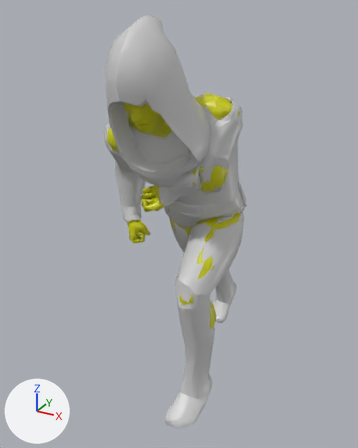
Before and after pictures for a commit that changed the glTF model assets/models/character/guardian_archer.glb.
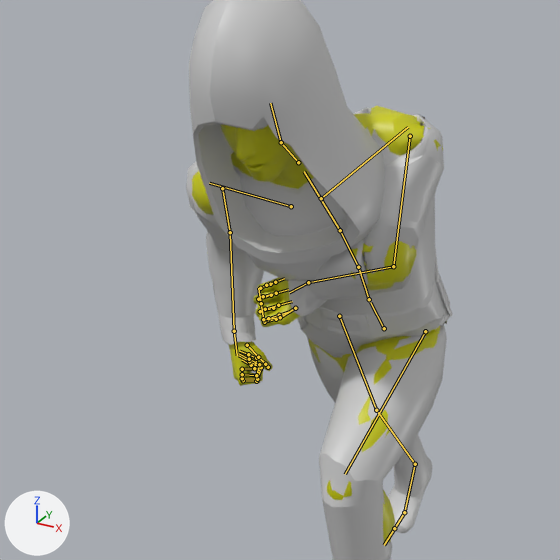
Old and new are each drawn whole from a 50 mm camera at (0.873, -1.803, 1.777) aimed at (-0.123, 0.007, 0.872) and again close up on the part from 1% to 85% of the width and 8% to 75% of the height. The lights are fixed; the arrows at lower left show +X, +Y and +Z. The first two pictures are the older version. Both versions are drawn at frame 14 of the action 'ScutumRun'; the numbers are the values there. The bones that change, and the others that lie on the model, are drawn over the model as lines in the close-ups.

Names of what the first close-up shows: 'StoneArcher'.
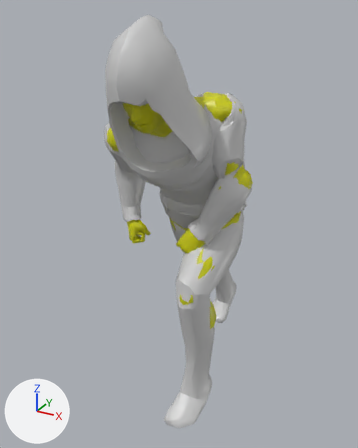
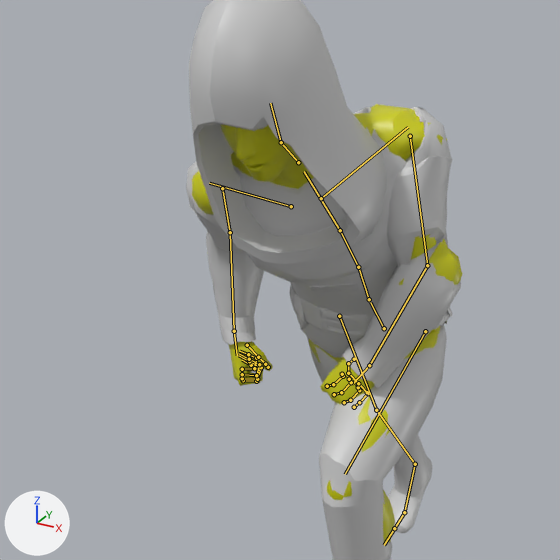
What differs and where, as boxes (x1, y1, x2, y2) in the close-ups (560 x 560 px):
'StoneArcher', posed: before (186, 0, 452, 560); after (186, 0, 462, 560)
bone 'upperarm_l', root to tip: before (410, 136) to (393, 266); after (410, 136) to (427, 265)
bone 'lowerarm_l', root to tip: before (393, 266) to (308, 282); after (427, 265) to (369, 365)

The edits, one by one:
Bone 'upperarm_l' (bone_upperarm_l) turns from (74, 25, -86) to (61, 17, -80) degrees about its own x, y and z.
Bone 'lowerarm_l' (bone_lowerarm_l) turns from (-129, -68, 51) to (93, 85, 56) degrees about its own x, y and z.
